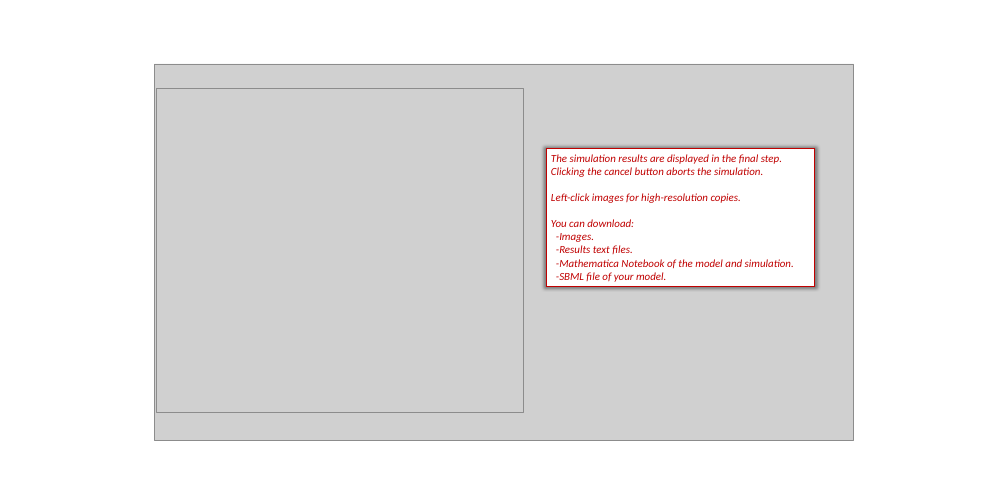
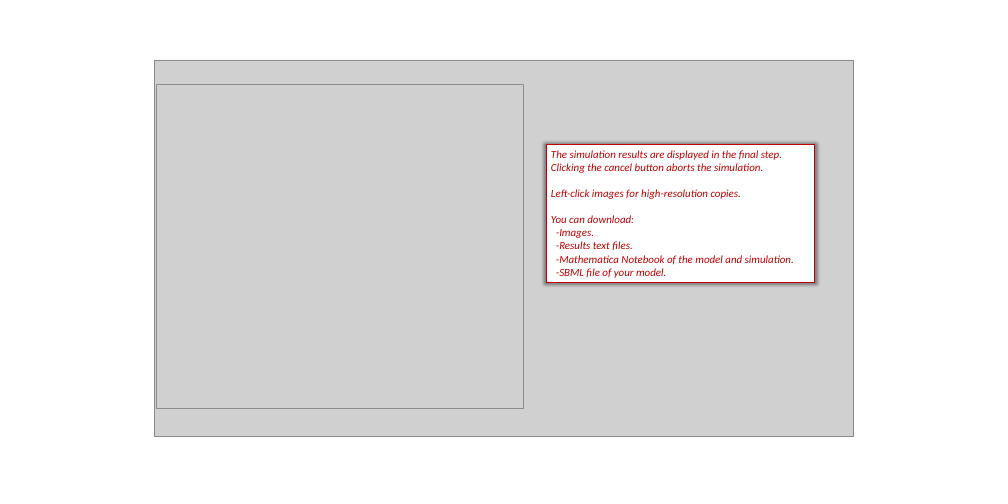
Before and after one commit to JordiBart/easymodel, a slide deck: slide 8 of Tutorial/EasyModel_Tutorial.pptx. Drawn at 1008x504 pixels with LibreOffice and Linux fonts; fonts in the diff are those of the drawing; grey boxes stand for pictures. Boxes give left, top, right and bottom in pixels: in the first picture for what was removed or moved away, otherwise in the second. Text is boxed around its words. In the diff, an @@ line names an element or a change of style, - is before the commit and + after.

```diff
--- a/Tutorial/EasyModel_Tutorial.pptx
+++ b/Tutorial/EasyModel_Tutorial.pptx
@@ 2 pictures, 1 rectangle: place and size @@
-2 pictures, 1 rectangle at [154,64,853,440]
+2 pictures, 1 rectangle at [154,60,853,436]
```
Also in this commit, not shown: 3 other slides changed.
